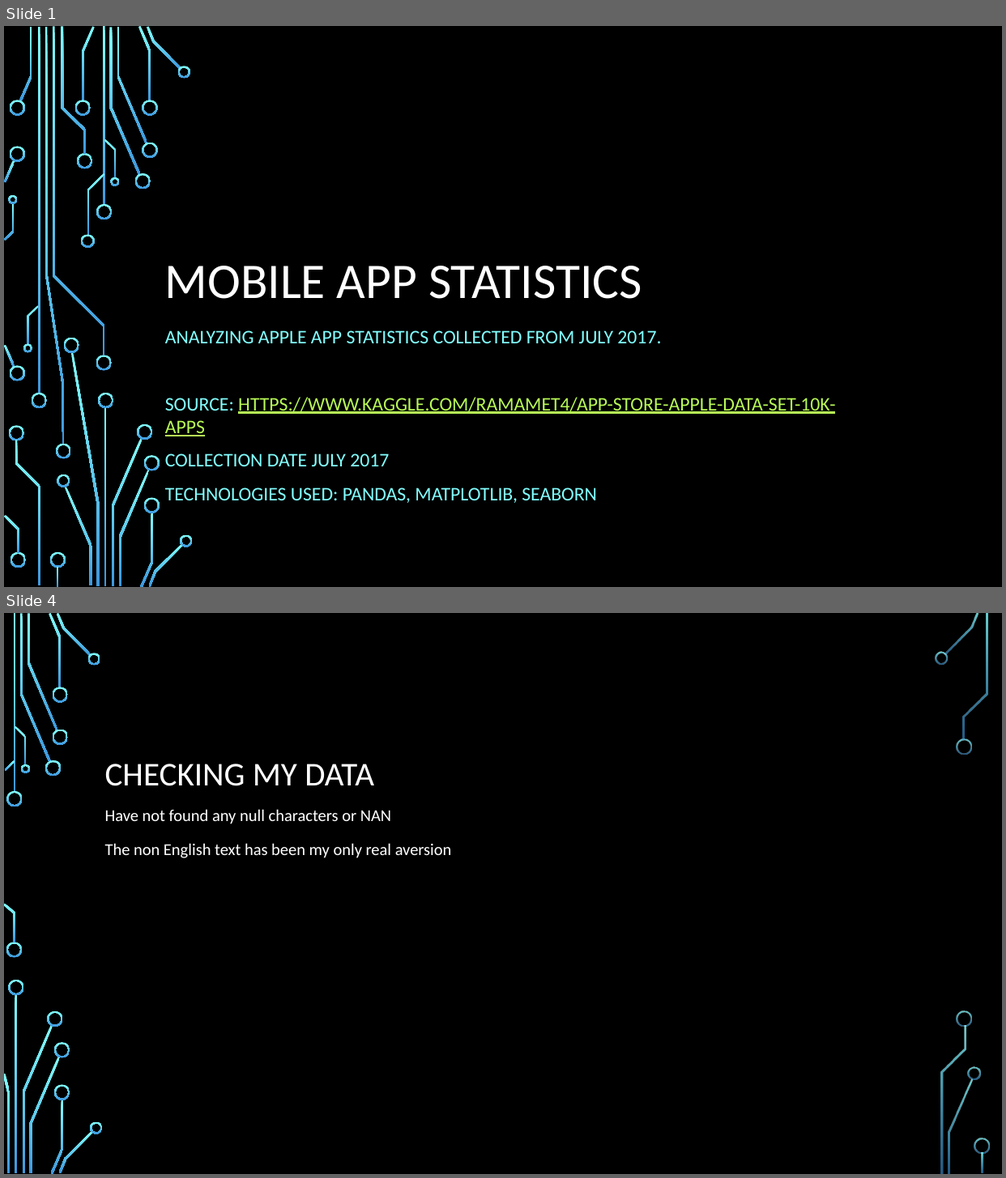
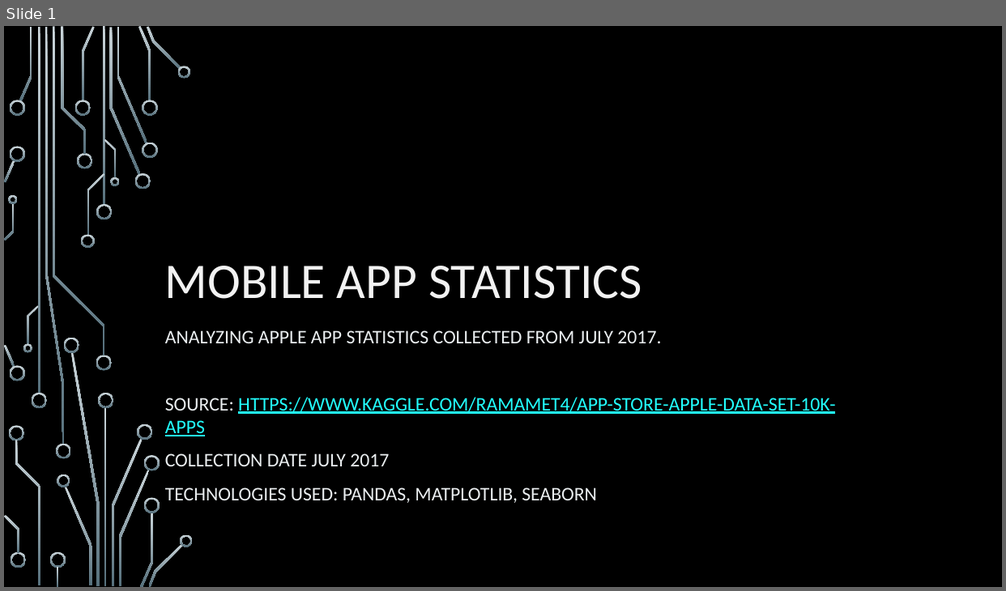
Before and after one commit to EmpressBelless/AppleDataSet, a slide deck: AppleApps2017.pptx. Shown one above the other, each under a label of ours: slides 1 and 4 before the commit, slide 1 after it; the slides between them are not shown. The pictures are 1006x1178 and 1006x591 pixels, drawn with LibreOffice and Linux fonts; fonts in the diff are those of the drawing; background and template pictures are left out. Boxes give left, top, right and bottom in pixels: in the first picture for what was removed or moved away, otherwise in the second. Text is boxed around its words. In the diff, an @@ line names an element or a change of style, - is before the commit and + after.

```diff
--- a/AppleApps2017.pptx
+++ b/AppleApps2017.pptx
@@ slide 4 removed at box(4, 613, 1002, 1174), background picture (left out) @@
@@ title removed at box(105, 764, 374, 786) @@
-CHECKING MY DATA
@@ text removed at box(105, 809, 452, 858) @@
-Have not found any null characters or NAN
-The non English text has been my only real aversion
@@ group removed at box(4, 613, 990, 1174): 33 freeform shapes, 3 rectangles @@
@@ slide 1 changed as well @@
@@ fill gradient #82FFFF to #3D97DE to gradient #CAD5DA to #56707C in 54 elements at box(96, 204, 112, 220), box(96, 356, 112, 371), box(38, 27, 40, 394), box(31, 393, 47, 408), box(19, 27, 32, 101), box(109, 28, 140, 175), box(135, 173, 151, 189), box(117, 27, 147, 143), box(138, 26, 151, 101), box(142, 142, 157, 158), box(142, 100, 157, 116), box(147, 27, 181, 70), box(177, 66, 191, 78), box(82, 27, 95, 101), box(75, 100, 91, 116), box(77, 153, 92, 169), box(65, 486, 92, 586), box(57, 475, 70, 487), box(9, 100, 25, 116), box(4, 345, 15, 367), box(9, 366, 25, 382), box(4, 160, 15, 183), box(9, 147, 25, 162), box(61, 27, 87, 154), box(9, 426, 24, 442), box(15, 440, 40, 585), box(49, 552, 66, 568), box(57, 567, 58, 587), box(10, 552, 26, 568), box(4, 515, 19, 554), box(87, 173, 104, 236), box(81, 235, 95, 248), box(53, 27, 105, 356), box(104, 139, 117, 178), box(110, 177, 119, 186), box(27, 306, 39, 345), box(23, 344, 32, 353), box(5, 203, 14, 240), box(9, 195, 18, 204), box(104, 408, 107, 587), box(112, 438, 143, 586), box(98, 393, 114, 408), box(71, 352, 100, 587), box(64, 337, 79, 353), box(138, 425, 153, 440), box(119, 470, 150, 587), box(140, 513, 153, 587), box(144, 456, 160, 472), box(144, 497, 160, 514), box(148, 544, 183, 587), box(180, 535, 193, 547), box(45, 27, 65, 445), box(56, 444, 70, 459), box(103, 27, 105, 206) @@
@@ title "MOBILE APP STATISTICS" at box(165, 266, 642, 299): text colour #FFFFFF to #F2F2F2 @@
@@ subtitle "ANALYZING APPLE APP STATISTICS COLLECTED ..." at box(165, 331, 835, 503): text colour #82FFFF to #EAEEF0 in "ANALYZING APPLE APP STATISTICS COLLECTED FROM JULY ...", "SOURCE:", "COLLECTION DATE JULY 2017", "TECHNOLOGIES USED: PANDAS, MATPLOTLIB, SEABORN"; text colour #B8FA56 to #22FFFF in "HTTPS://WWW.KAGGLE.COM/RAMAMET4/APP-STORE-APPLE-DATA-SET-10K ..." @@
```
Also in this commit, not shown: 6 other slides changed, 4 slides added, 9 other slides removed, 8 other files.
